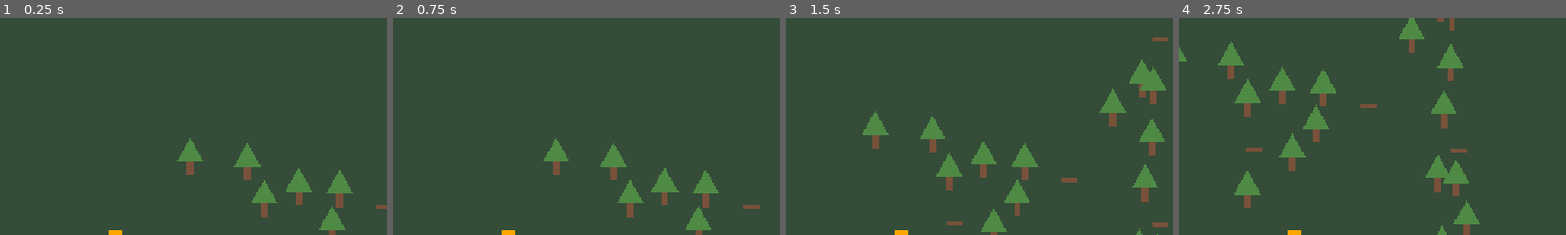
Above: before the commit, frames 1-4 (left to right).
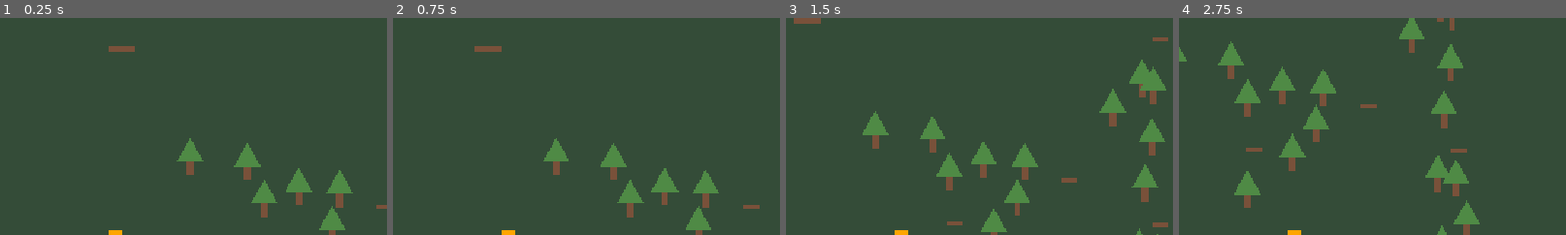
Above: after the commit, the same moments.

Repository: DoomedZero/emberglow
Game: Godot game, scene res://main.tscn
Two runs of this game, one before a commit and one after it. Both use one fixed random seed, a clock stepped at 60 frames per second and the inputs below.
Inputs (mouse positions are % of the whole screen's width and height, from its top left):
- Up to frame 1 (0.25 s): no input
- Up to frame 2 (0.75 s): tap Enter at 0.5 s; move the mouse to (72, 45) at 0.52 s; hold Right (ui_right) from 0.53 s (still down); tap E (interact) at 0.6 s; click (72, 45) at 0.67 s
- Up to frame 3 (1.5 s): move the mouse to (30, 55) at 1.27 s; release Right (ui_right) at 1.28 s; hold Down (ui_down) from 1.28 s (still down); tap E (interact) at 1.35 s
- Up to frame 4 (2.75 s): move the mouse to (60, 28) at 2.02 s; release Down (ui_down) at 2.03 s; hold Right (ui_right) from 2.03 s (still down); tap Alt at 2.1 s; tap E (interact) at 2.3 s
The pictures show only the part of the screen within x 35-85%, y 0-50%; the shares and areas given below are measured in that part.

The runs differ from the first frame. In frame 1, 0.2% of the frame differs, in the area x 28-35%, y 12-16%; in frame 2, 0.2%, in the area x 21-29%, y 12-16%; in frame 3, 0.2%; in frame 4, nothing differs.

Commit message:
feat: campfire ui, signals and light logic

Diff:
--- /dev/null
+++ b/campfire.gd
@@ -0,0 +1,18 @@
+extends Area2D
+
+signal light_requested
+
+var player_nearby := false
+
+func _process(_delta: float) -> void:
+	if player_nearby and Input.is_action_just_pressed("interact"):
+		light_requested.emit()
+
+func _on_body_entered(body: Node2D) -> void:
+	if body.name == "Player":
+		player_nearby = true
+		print("ma boi is near campfire")
+
+func _on_body_exited(body: Node2D) -> void:
+	if body.name == "Player":
+		player_nearby = false
--- /dev/null
+++ b/campfire.tscn
@@ -0,0 +1,23 @@
+[gd_scene format=3 uid="uid://dvt867ekptwtg"]
+
+[ext_resource type="Script" uid="uid://cgdi872dx6bgq" path="res://campfire.gd" id="1_oufq8"]
+
+[sub_resource type="RectangleShape2D" id="RectangleShape2D_b7n0c"]
+
+[node name="Campfire" type="Area2D" unique_id=1807890726]
+script = ExtResource("1_oufq8")
+
+[node name="Logs" type="Polygon2D" parent="." unique_id=1929127190]
+color = Color(0.4745098, 0.31764707, 0.22745098, 1)
+polygon = PackedVector2Array(-20, -4, 20, -4, 20, 4, -20, 4)
+
+[node name="Flame" type="Polygon2D" parent="." unique_id=276345297]
+visible = false
+color = Color(1, 0.54901963, 0.25882354, 1)
+polygon = PackedVector2Array(0, -24, -10, 0, 10, 0)
+
+[node name="CollisionShape2D" type="CollisionShape2D" parent="." unique_id=1810566766]
+shape = SubResource("RectangleShape2D_b7n0c")
+
+[connection signal="body_entered" from="." to="." method="_on_body_entered"]
+[connection signal="body_exited" from="." to="." method="_on_body_exited"]
--- a/main.gd
+++ b/main.gd
@@ -3,16 +3,27 @@
 var sticks_collected: int = 0
 
 @onready var stick_counter: Label = $CanvasLayer/StickCounter
+@onready var campfire = $World/Campfire
 
 
 # Called when the node enters the scene tree for the first time.
 func _ready() -> void:
-	print("test")
+	print("Game Started!")
+	campfire.light_requested.connect(light_campfire)
 
 func collect_stick() -> void:
 	sticks_collected += 1
 	stick_counter.text = "Sticks: " + str(sticks_collected)
 
 # Called every frame. 'delta' is the elapsed time since the previous frame.
-func _process(delta: float) -> void:
+func _process(_delta: float) -> void:
 	pass
+
+func light_campfire() -> void:
+	if sticks_collected >= 5:
+		sticks_collected -= 5
+		stick_counter.text = "Sticks: " + str(sticks_collected)
+		campfire.get_node("Flame").visible = true
+		print("Campfire lit!")
+	else:
+		print("Not enough sticks!")
--- a/main.tscn
+++ b/main.tscn
@@ -5,6 +5,7 @@
 [ext_resource type="PackedScene" uid="uid://8b1ivusb3y5o" path="res://world.tscn" id="2_h2yge"]
 [ext_resource type="PackedScene" uid="uid://hjhsft8h7tbe" path="res://tree.tscn" id="4_1bvp3"]
 [ext_resource type="PackedScene" uid="uid://cfrm1x2uvk6bo" path="res://stick.tscn" id="4_lquwl"]
+[ext_resource type="PackedScene" uid="uid://dvt867ekptwtg" path="res://campfire.tscn" id="6_7mycd"]
 
 [node name="main" type="Node2D" unique_id=2073614785]
 script = ExtResource("1_ig7tw")
@@ -12,149 +13,156 @@
 [node name="World" parent="." unique_id=1889406203 instance=ExtResource("2_h2yge")]
 position = Vector2(12, 12)
 
-[node name="Tree" parent="." unique_id=328683326 instance=ExtResource("4_1bvp3")]
-position = Vector2(147, 45)
+[node name="Campfire" parent="World" unique_id=1807890726 instance=ExtResource("6_7mycd")]
+position = Vector2(577, 34)
 
-[node name="Tree2" parent="." unique_id=347197823 instance=ExtResource("4_1bvp3")]
-position = Vector2(179, 281)
+[node name="Trees" type="Node2D" parent="World" unique_id=1686318514]
 
-[node name="Tree3" parent="." unique_id=92732867 instance=ExtResource("4_1bvp3")]
-position = Vector2(91, 139)
+[node name="Tree1" parent="World/Trees" unique_id=328683326 instance=ExtResource("4_1bvp3")]
+position = Vector2(135, 33)
 
-[node name="Tree4" parent="." unique_id=668839830 instance=ExtResource("4_1bvp3")]
-position = Vector2(156, 276)
+[node name="Tree2" parent="World/Trees" unique_id=347197823 instance=ExtResource("4_1bvp3")]
+position = Vector2(167, 269)
 
-[node name="Tree5" parent="." unique_id=1508575757 instance=ExtResource("4_1bvp3")]
-position = Vector2(690, 211)
+[node name="Tree3" parent="World/Trees" unique_id=92732867 instance=ExtResource("4_1bvp3")]
+position = Vector2(79, 127)
 
-[node name="Tree6" parent="." unique_id=1238370981 instance=ExtResource("4_1bvp3")]
-position = Vector2(109, 231)
+[node name="Tree4" parent="World/Trees" unique_id=668839830 instance=ExtResource("4_1bvp3")]
+position = Vector2(144, 264)
 
-[node name="Tree7" parent="." unique_id=1725985366 instance=ExtResource("4_1bvp3")]
-position = Vector2(1086, 134)
+[node name="Tree5" parent="World/Trees" unique_id=1508575757 instance=ExtResource("4_1bvp3")]
+position = Vector2(678, 199)
 
-[node name="Tree8" parent="." unique_id=1235648401 instance=ExtResource("4_1bvp3")]
-position = Vector2(130, 397)
+[node name="Tree6" parent="World/Trees" unique_id=1238370981 instance=ExtResource("4_1bvp3")]
+position = Vector2(97, 219)
 
-[node name="Tree9" parent="." unique_id=945372548 instance=ExtResource("4_1bvp3")]
-position = Vector2(799, 409)
+[node name="Tree7" parent="World/Trees" unique_id=1725985366 instance=ExtResource("4_1bvp3")]
+position = Vector2(1074, 122)
 
-[node name="Tree10" parent="." unique_id=376476449 instance=ExtResource("4_1bvp3")]
-position = Vector2(912, 258)
+[node name="Tree8" parent="World/Trees" unique_id=1235648401 instance=ExtResource("4_1bvp3")]
+position = Vector2(118, 385)
 
-[node name="Tree11" parent="." unique_id=2104438924 instance=ExtResource("4_1bvp3")]
-position = Vector2(453, 496)
+[node name="Tree9" parent="World/Trees" unique_id=945372548 instance=ExtResource("4_1bvp3")]
+position = Vector2(787, 397)
 
-[node name="Tree12" parent="." unique_id=1976943911 instance=ExtResource("4_1bvp3")]
-position = Vector2(901, 312)
+[node name="Tree10" parent="World/Trees" unique_id=376476449 instance=ExtResource("4_1bvp3")]
+position = Vector2(900, 246)
 
-[node name="Tree13" parent="." unique_id=1570755981 instance=ExtResource("4_1bvp3")]
-position = Vector2(1125, 602)
+[node name="Tree11" parent="World/Trees" unique_id=2104438924 instance=ExtResource("4_1bvp3")]
+position = Vector2(441, 484)
 
-[node name="Tree14" parent="." unique_id=360389595 instance=ExtResource("4_1bvp3")]
-position = Vector2(286, 615)
+[node name="Tree12" parent="World/Trees" unique_id=1976943911 instance=ExtResource("4_1bvp3")]
+position = Vector2(889, 300)
 
-[node name="Tree15" parent="." unique_id=2133868225 instance=ExtResource("4_1bvp3")]
-position = Vector2(223, 556)
+[node name="Tree13" parent="World/Trees" unique_id=1570755981 instance=ExtResource("4_1bvp3")]
+position = Vector2(1113, 590)
 
-[node name="Tree16" parent="." unique_id=521978361 instance=ExtResource("4_1bvp3")]
-position = Vector2(162, 595)
+[node name="Tree14" parent="World/Trees" unique_id=360389595 instance=ExtResource("4_1bvp3")]
+position = Vector2(274, 603)
 
-[node name="Tree17" parent="." unique_id=542135556 instance=ExtResource("4_1bvp3")]
-position = Vector2(89, 575)
+[node name="Tree15" parent="World/Trees" unique_id=2133868225 instance=ExtResource("4_1bvp3")]
+position = Vector2(211, 544)
 
-[node name="Tree18" parent="." unique_id=1393399006 instance=ExtResource("4_1bvp3")]
-position = Vector2(49, 534)
+[node name="Tree16" parent="World/Trees" unique_id=521978361 instance=ExtResource("4_1bvp3")]
+position = Vector2(150, 583)
 
-[node name="Tree19" parent="." unique_id=463647241 instance=ExtResource("4_1bvp3")]
-position = Vector2(71, 463)
+[node name="Tree17" parent="World/Trees" unique_id=542135556 instance=ExtResource("4_1bvp3")]
+position = Vector2(77, 563)
 
-[node name="Tree20" parent="." unique_id=1336051655 instance=ExtResource("4_1bvp3")]
-position = Vector2(27, 607)
+[node name="Tree18" parent="World/Trees" unique_id=1393399006 instance=ExtResource("4_1bvp3")]
+position = Vector2(37, 522)
 
-[node name="Tree21" parent="." unique_id=55895530 instance=ExtResource("4_1bvp3")]
-position = Vector2(178, 25)
+[node name="Tree19" parent="World/Trees" unique_id=463647241 instance=ExtResource("4_1bvp3")]
+position = Vector2(59, 451)
 
-[node name="Tree22" parent="." unique_id=1128748324 instance=ExtResource("4_1bvp3")]
-position = Vector2(1115, 505)
+[node name="Tree20" parent="World/Trees" unique_id=1336051655 instance=ExtResource("4_1bvp3")]
+position = Vector2(15, 595)
 
-[node name="Tree23" parent="." unique_id=1318221011 instance=ExtResource("4_1bvp3")]
-position = Vector2(1109, 393)
+[node name="Tree21" parent="World/Trees" unique_id=55895530 instance=ExtResource("4_1bvp3")]
+position = Vector2(166, 13)
 
-[node name="Tree24" parent="." unique_id=1985202655 instance=ExtResource("4_1bvp3")]
-position = Vector2(1091, 290)
+[node name="Tree22" parent="World/Trees" unique_id=1128748324 instance=ExtResource("4_1bvp3")]
+position = Vector2(1103, 493)
 
-[node name="Tree25" parent="." unique_id=941663082 instance=ExtResource("4_1bvp3")]
-position = Vector2(1067, 599)
+[node name="Tree23" parent="World/Trees" unique_id=1318221011 instance=ExtResource("4_1bvp3")]
+position = Vector2(1097, 381)
 
-[node name="Tree26" parent="." unique_id=346826933 instance=ExtResource("4_1bvp3")]
-position = Vector2(1082, 386)
+[node name="Tree24" parent="World/Trees" unique_id=1985202655 instance=ExtResource("4_1bvp3")]
+position = Vector2(1079, 278)
 
-[node name="Tree27" parent="." unique_id=571518887 instance=ExtResource("4_1bvp3")]
-position = Vector2(1088, 491)
+[node name="Tree25" parent="World/Trees" unique_id=941663082 instance=ExtResource("4_1bvp3")]
+position = Vector2(1055, 587)
 
-[node name="Tree28" parent="." unique_id=170177804 instance=ExtResource("4_1bvp3")]
-position = Vector2(1125, 454)
+[node name="Tree26" parent="World/Trees" unique_id=346826933 instance=ExtResource("4_1bvp3")]
+position = Vector2(1070, 374)
 
-[node name="Tree29" parent="." unique_id=218212508 instance=ExtResource("4_1bvp3")]
-position = Vector2(1125, 544)
+[node name="Tree27" parent="World/Trees" unique_id=571518887 instance=ExtResource("4_1bvp3")]
+position = Vector2(1076, 479)
 
-[node name="Tree30" parent="." unique_id=386935815 instance=ExtResource("4_1bvp3")]
-position = Vector2(346, 611)
+[node name="Tree28" parent="World/Trees" unique_id=170177804 instance=ExtResource("4_1bvp3")]
+position = Vector2(1113, 442)
 
-[node name="Tree31" parent="." unique_id=2070052971 instance=ExtResource("4_1bvp3")]
-position = Vector2(149, 487)
+[node name="Tree29" parent="World/Trees" unique_id=218212508 instance=ExtResource("4_1bvp3")]
+position = Vector2(1113, 532)
 
-[node name="Tree32" parent="." unique_id=425224277 instance=ExtResource("4_1bvp3")]
-position = Vector2(80, 494)
+[node name="Tree30" parent="World/Trees" unique_id=386935815 instance=ExtResource("4_1bvp3")]
+position = Vector2(334, 599)
 
-[node name="Tree33" parent="." unique_id=96488854 instance=ExtResource("4_1bvp3")]
-position = Vector2(75, 355)
+[node name="Tree31" parent="World/Trees" unique_id=2070052971 instance=ExtResource("4_1bvp3")]
+position = Vector2(137, 475)
 
-[node name="Tree34" parent="." unique_id=1117944345 instance=ExtResource("4_1bvp3")]
-position = Vector2(866, 355)
+[node name="Tree32" parent="World/Trees" unique_id=425224277 instance=ExtResource("4_1bvp3")]
+position = Vector2(68, 482)
 
-[node name="Tree35" parent="." unique_id=1751883328 instance=ExtResource("4_1bvp3")]
-position = Vector2(851, 255)
+[node name="Tree33" parent="World/Trees" unique_id=96488854 instance=ExtResource("4_1bvp3")]
+position = Vector2(63, 343)
 
-[node name="Tree36" parent="." unique_id=1691961700 instance=ExtResource("4_1bvp3")]
-position = Vector2(800, 273)
+[node name="Tree34" parent="World/Trees" unique_id=1117944345 instance=ExtResource("4_1bvp3")]
+position = Vector2(854, 343)
 
-[node name="Tree37" parent="." unique_id=1597527346 instance=ExtResource("4_1bvp3")]
-position = Vector2(775, 218)
+[node name="Tree35" parent="World/Trees" unique_id=1751883328 instance=ExtResource("4_1bvp3")]
+position = Vector2(839, 243)
 
-[node name="Tree38" parent="." unique_id=808361719 instance=ExtResource("4_1bvp3")]
-position = Vector2(1103, 145)
+[node name="Tree36" parent="World/Trees" unique_id=1691961700 instance=ExtResource("4_1bvp3")]
+position = Vector2(788, 261)
 
-[node name="Tree39" parent="." unique_id=1582531590 instance=ExtResource("4_1bvp3")]
-position = Vector2(1101, 221)
+[node name="Tree37" parent="World/Trees" unique_id=1597527346 instance=ExtResource("4_1bvp3")]
+position = Vector2(763, 206)
 
-[node name="Tree40" parent="." unique_id=1285561893 instance=ExtResource("4_1bvp3")]
-position = Vector2(1043, 178)
+[node name="Tree38" parent="World/Trees" unique_id=808361719 instance=ExtResource("4_1bvp3")]
+position = Vector2(1091, 133)
 
-[node name="Stick" parent="." unique_id=1814906209 instance=ExtResource("4_lquwl")]
-position = Vector2(809, 346)
+[node name="Tree39" parent="World/Trees" unique_id=1582531590 instance=ExtResource("4_1bvp3")]
+position = Vector2(1089, 209)
 
-[node name="Stick2" parent="." unique_id=1226718537 instance=ExtResource("4_lquwl")]
-position = Vector2(1065, 542)
+[node name="Tree40" parent="World/Trees" unique_id=1285561893 instance=ExtResource("4_1bvp3")]
+position = Vector2(1031, 166)
 
-[node name="Stick3" parent="." unique_id=2027875645 instance=ExtResource("4_lquwl")]
-position = Vector2(217, 625)
+[node name="Sticks" type="Node2D" parent="World" unique_id=575308983]
 
-[node name="Stick4" parent="." unique_id=283406456 instance=ExtResource("4_lquwl")]
-position = Vector2(1113, 74)
+[node name="Stick1" parent="World/Sticks" unique_id=1814906209 instance=ExtResource("4_lquwl")]
+position = Vector2(797, 334)
 
-[node name="Stick5" parent="." unique_id=723653582 instance=ExtResource("4_lquwl")]
-position = Vector2(1113, 349)
+[node name="Stick2" parent="World/Sticks" unique_id=1226718537 instance=ExtResource("4_lquwl")]
+position = Vector2(1053, 530)
 
-[node name="Stick6" parent="." unique_id=1271026895 instance=ExtResource("4_lquwl")]
-position = Vector2(93, 293)
+[node name="Stick3" parent="World/Sticks" unique_id=2027875645 instance=ExtResource("4_lquwl")]
+position = Vector2(205, 613)
 
-[node name="Stick7" parent="." unique_id=191326556 instance=ExtResource("4_lquwl")]
-position = Vector2(979, 282)
+[node name="Stick4" parent="World/Sticks" unique_id=283406456 instance=ExtResource("4_lquwl")]
+position = Vector2(1101, 62)
 
-[node name="Stick8" parent="." unique_id=426746103 instance=ExtResource("4_lquwl")]
-position = Vector2(314, 143)
+[node name="Stick5" parent="World/Sticks" unique_id=723653582 instance=ExtResource("4_lquwl")]
+position = Vector2(1101, 337)
+
+[node name="Stick6" parent="World/Sticks" unique_id=1271026895 instance=ExtResource("4_lquwl")]
+position = Vector2(81, 281)
+
+[node name="Stick7" parent="World/Sticks" unique_id=191326556 instance=ExtResource("4_lquwl")]
+position = Vector2(967, 270)
+
+[node name="Stick8" parent="World/Sticks" unique_id=426746103 instance=ExtResource("4_lquwl")]
+position = Vector2(302, 131)
 
 [node name="Player" parent="." unique_id=1314171463 instance=ExtResource("2_0xm2m")]
 position = Vector2(579, 325)
Not shown, added: campfire.gd.uid
